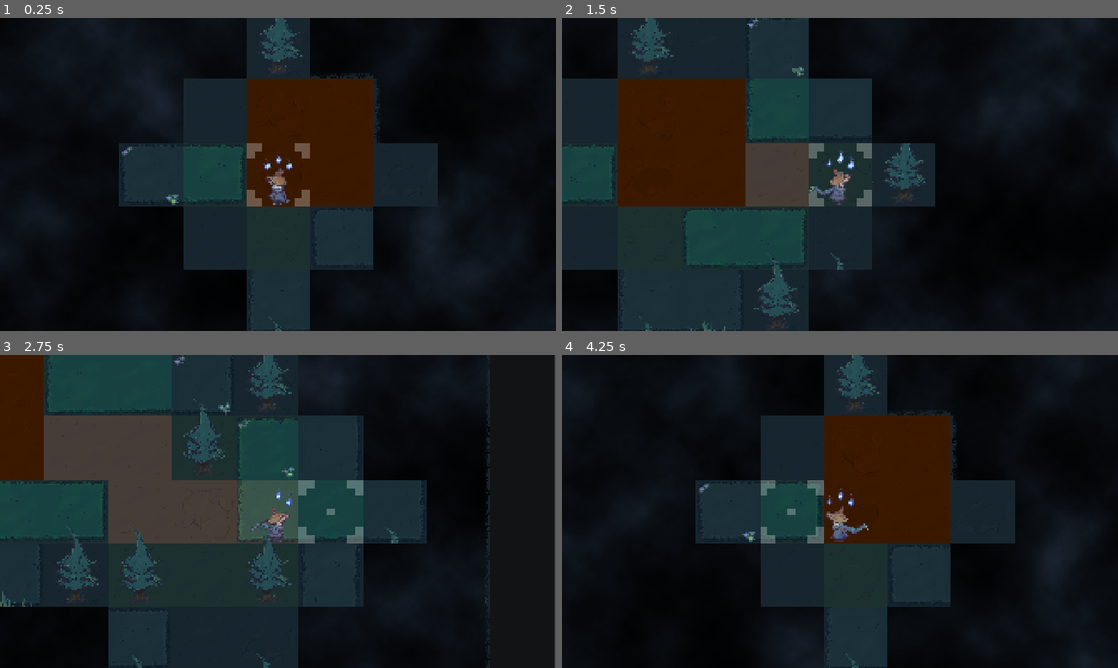
Above: before the commit, frames 1-4 (two rows, left to right).
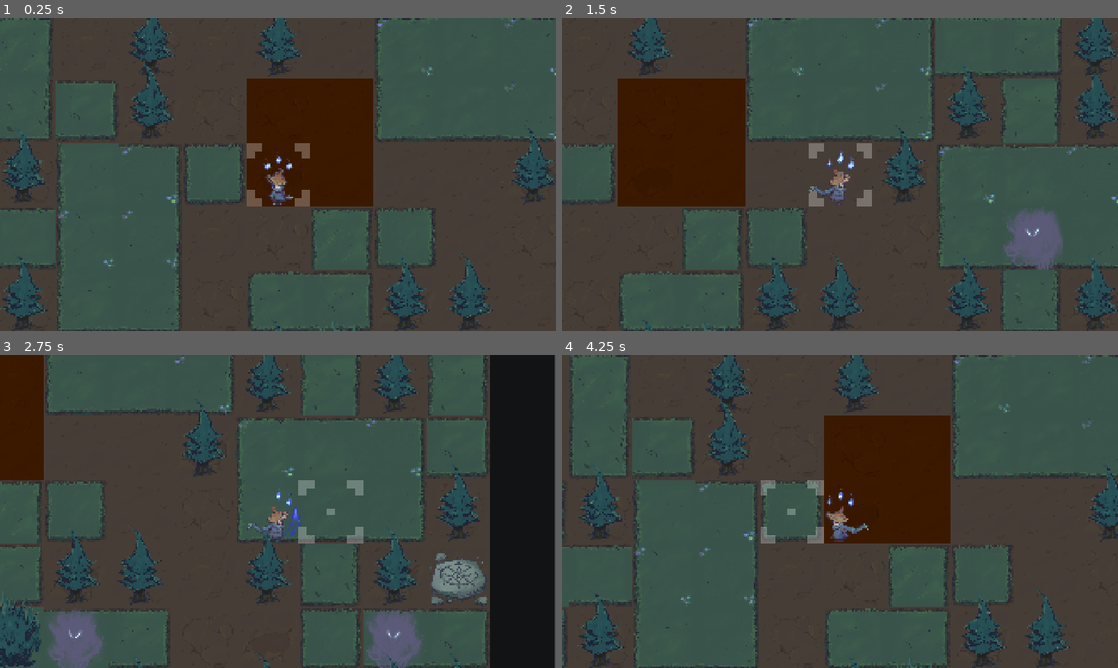
Above: after the commit, the same moments.

Repository: SebboScruff/GMTKJam-2025
Game: Godot game, scene res://scenes/levels/final_level.tscn
Two runs of this game, one before a commit and one after it. Both use one fixed random seed, a clock stepped at 60 frames per second and the inputs below.
Inputs:
- Up to frame 1 (0.25 s): no input
- Up to frame 2 (1.5 s): tap Enter at 0.5 s; hold D (move_right) 0.53-1.28 s; hold S (move_down) from 1.28 s (still down)
- Up to frame 3 (2.75 s): release S (move_down) at 2.03 s; hold D (move_right) from 2.03 s (still down)
- Up to frame 4 (4.25 s): release D (move_right) at 2.78 s; hold Up (move_up) 2.78-3.53 s; hold Left (move_left) from 3.53 s (still down); tap Tab (debug_activate) at 4.15 s

The runs differ from the first frame. In frame 1, 89% of the frame differs, in the area x 0-100%, y 0-100%; in frame 2, 85%; in frame 3, 68%; in frame 4, 89%.

Commit message:
Attack animations implemented

Diff:
--- a/GMTK25_godot/scenes/levels/final_level.tscn
+++ b/GMTK25_godot/scenes/levels/final_level.tscn
@@ -33,6 +33,7 @@
 
 [node name="QuarterFogLayer" type="TileMapLayer" parent="Map"]
 unique_name_in_owner = true
+visible = false
 z_index = 1
 tile_map_data = PackedByteArray("AAD4//j/BQABAAEAAAD5//j/BQAAAAEAAAD6//n/BQABAAAAAAD6//r/BQABAAEAAAD7//r/BQABAAAAAAD7// …(3952 unchanged characters)…
 tile_set = ExtResource("1_lekuc")
@@ -40,6 +41,7 @@
 
 [node name="HalfFogLayer" type="TileMapLayer" parent="Map"]
 unique_name_in_owner = true
+visible = false
 z_index = 3
 tile_map_data = PackedByteArray("AAD4//j/AwAAAAAAAAD5//j/AwAAAAAAAAD6//n/AwABAAAAAAD6//r/AwAAAAEAAAD6//v/AwAAAAEAAAD7// …(3952 unchanged characters)…
 tile_set = ExtResource("1_lekuc")
@@ -47,6 +49,7 @@
 
 [node name="FogLayer" type="TileMapLayer" parent="Map"]
 unique_name_in_owner = true
+visible = false
 z_index = 7
 tile_map_data = PackedByteArray("AAD+////AQADAAEAAAD+//7/AQACAAEAAAD+//3/AQACAAEAAAD+//z/AQACAAEAAAD9////AQACAAEAAAD9// …(3952 unchanged characters)…
 tile_set = ExtResource("3_vmyuh")
--- a/GMTK25_godot/scenes/prefabs/courage_boost.tscn
+++ b/GMTK25_godot/scenes/prefabs/courage_boost.tscn
@@ -1,10 +1,14 @@
-[gd_scene load_steps=4 format=3 uid="uid://b0rrkpwk2vh10"]
+[gd_scene load_steps=5 format=3 uid="uid://b0rrkpwk2vh10"]
 
-[ext_resource type="Texture2D" uid="uid://b63aban17n3x6" path="res://assets/temp_testing/courage boost.png" id="1_hirgk"]
 [ext_resource type="Script" uid="uid://bkqroi178ckve" path="res://scenes/prefabs/courage_boost.gd" id="1_i7evw"]
+[ext_resource type="Texture2D" uid="uid://nx18rmv4cca1" path="res://assets/decoration_sprites/Items.png" id="2_i7evw"]
 
 [sub_resource type="RectangleShape2D" id="RectangleShape2D_i7evw"]
-size = Vector2(247, 258)
+size = Vector2(512, 512)
+
+[sub_resource type="AtlasTexture" id="AtlasTexture_mm7oy"]
+atlas = ExtResource("2_i7evw")
+region = Rect2(0, 0, 512, 512)
 
 [node name="CourageBoost" type="Area2D"]
 z_index = 2
@@ -15,4 +19,4 @@
 shape = SubResource("RectangleShape2D_i7evw")
 
 [node name="Sprite2D" type="Sprite2D" parent="."]
-texture = ExtResource("1_hirgk")
+texture = SubResource("AtlasTexture_mm7oy")
--- a/GMTK25_godot/scenes/prefabs/player.gd
+++ b/GMTK25_godot/scenes/prefabs/player.gd
@@ -20,9 +20,13 @@
 #endregion
 
 #region Animation Signals
+var anim_direction:int
+
 signal anim_is_moving(dir:int)
 signal anim_return_to_idle
-signal anim_is_scared
+signal anim_is_too_scared
+signal anim_died
+signal anim_attack(dir:int)
 #endregion
 
 #region Player Metrics
@@ -63,28 +67,34 @@
 func _process(delta: float) -> void:
 	#if(gm.can_player_act == false):
 		#return
-	if(is_moving):
-		return
+	#if(is_moving):
+		#return
 
 	if(Input.is_action_just_pressed("debug_activate")):
 		on_die()
+
+
 	if(!lost_combat):
 		if(Input.is_action_pressed("move_up")):
+			anim_direction = 0
+			if(is_moving):return
 			next_tile_check.target_position = Vector2(0, -TILE_SIZE)
 			try_move(Vector2.UP)
-			anim_is_moving.emit(0)
 		elif (Input.is_action_pressed("move_down")):
+			anim_direction = 1
+			if(is_moving):return
 			next_tile_check.target_position = Vector2(0, TILE_SIZE)
 			try_move(Vector2.DOWN)
-			anim_is_moving.emit(1)
 		elif(Input.is_action_pressed("move_left")):
+			anim_direction = 2
+			if(is_moving):return
 			next_tile_check.target_position = Vector2(-TILE_SIZE,0)
 			try_move(Vector2.LEFT)
-			anim_is_moving.emit(2)
 		elif(Input.is_action_pressed("move_right")):
+			anim_direction = 3
+			if(is_moving):return
 			next_tile_check.target_position = Vector2(TILE_SIZE,0)
 			try_move(Vector2.RIGHT)
-			anim_is_moving.emit(3)
 	else:
 		if(Input.is_action_just_released("move_up") ||Input.is_action_just_released("move_down") ||
 		Input.is_action_just_released("move_left") ||Input.is_action_just_released("move_right")):
@@ -153,6 +163,7 @@
 		return
 	if(target_tile_data.get_custom_data("SafeZone") == true):
 		on_return_to_village()
+		anim_is_moving.emit(anim_direction)
 		move_to_tile(current_tile, target_tile)
 		return
 
@@ -166,13 +177,16 @@
 
 	if(is_next_tile_unvisited):
 		if(courage_remaining > 0):
+			anim_is_moving.emit(anim_direction)
 			move_to_tile(current_tile, target_tile)
 			adjust_courage(-0.2)
 		else: ## tile is unvisited and there's no courage left
 			print("You aren't brave enough to continue")
 			##TODO Play an animation here to show that he's too scared to go on
+			anim_is_too_scared.emit()
 			return
 	else: # Next tile has already been visited
+		anim_is_moving.emit(anim_direction)
 		move_to_tile(current_tile, target_tile)
 
 func resolve_combat(target_enemy:Enemy, _current_tile:Vector2, _target_tile:Vector2) -> void:
@@ -180,13 +194,17 @@
 	var wisp_count = ceil(courage_remaining)
 	if(wisp_count == 0):
 		print("Player is too scared to fight!")
+		## Play Scared and Shake Head animation
+		lost_combat = true
 	elif(wisp_count > target_enemy.fear_level):
 		print("Player is very brave. Enemy killed without any courage loss")
+		anim_attack.emit(anim_direction)
 		target_enemy.on_death()
 		move_to_tile(_current_tile, _target_tile)
 		return
 	elif(wisp_count == target_enemy.fear_level):
 		print("Player is kinda brave. Enemy killed with courage loss")
+		anim_attack.emit(anim_direction)
 		target_enemy.on_death()
 		move_to_tile(_current_tile, _target_tile)
 		remove_wisps(1)
@@ -248,6 +266,7 @@
 func on_die() -> void:
 	print("Player died!")
 	# Play and wait for Death Animation if we have one
+	anim_died.emit()
 
 	## PLAYER RESET
 	# remove all visited tiles fromm the player's list
@@ -270,6 +289,7 @@
 	#6: remove fog around tiles visited
 	for t in tiles_visited:
 		map_manager.update_fog(t)
+	#anim_return_to_idle.emit()
 
 func on_return_to_village() -> void:
 	print("Player returned to village!")
--- a/GMTK25_godot/scenes/prefabs/player.tscn
+++ b/GMTK25_godot/scenes/prefabs/player.tscn
@@ -1,45 +1,111 @@
-[gd_scene load_steps=39 format=3 uid="uid://hgxrqo8ht2hs"]
+[gd_scene load_steps=65 format=3 uid="uid://hgxrqo8ht2hs"]
 
 [ext_resource type="Script" uid="uid://321bp12o32b6" path="res://scenes/prefabs/player.gd" id="1_06qtw"]
 [ext_resource type="PackedScene" uid="uid://dhk2eboehfeqx" path="res://scenes/prefabs/courage_wisp.tscn" id="2_8cdkg"]
+[ext_resource type="Texture2D" uid="uid://c6jlfhd65lx0v" path="res://assets/character_sprites/Character_Hides.png" id="2_50rl7"]
 [ext_resource type="Script" uid="uid://k23ed2bdgwr0" path="res://scenes/prefabs/wisp_manager.gd" id="2_56dyf"]
 [ext_resource type="Texture2D" uid="uid://bejfsib622bj1" path="res://assets/character_sprites/Character_Scared.png" id="2_jybep"]
+[ext_resource type="Texture2D" uid="uid://35ipfsdv82yc" path="res://assets/character_sprites/Character_Attack.png" id="2_oqq3r"]
 [ext_resource type="Texture2D" uid="uid://76cgge43oxiq" path="res://assets/temp_testing/stick man guy 16x16.png" id="2_tou0u"]
 [ext_resource type="Texture2D" uid="uid://x8hv0761f0tn" path="res://assets/character_sprites/Character_Idle.png" id="3_50rl7"]
 [ext_resource type="Texture2D" uid="uid://df4i7mckmvvxw" path="res://assets/temp_testing/crosshair 16x16.png" id="3_n0leu"]
 [ext_resource type="Script" uid="uid://xh4mf8ifb6xb" path="res://scenes/prefabs/player_anim_sprite.gd" id="5_6v0jn"]
 [ext_resource type="Texture2D" uid="uid://621w4lkqn12m" path="res://assets/character_sprites/Character_Walk.png" id="6_6o77n"]
 
-[sub_resource type="AtlasTexture" id="AtlasTexture_ajr3h"]
-atlas = ExtResource("2_jybep")
+[sub_resource type="AtlasTexture" id="AtlasTexture_c3psr"]
+atlas = ExtResource("2_oqq3r")
+region = Rect2(0, 1024, 512, 512)
+
+[sub_resource type="AtlasTexture" id="AtlasTexture_nyryb"]
+atlas = ExtResource("2_oqq3r")
+region = Rect2(512, 1024, 512, 512)
+
+[sub_resource type="AtlasTexture" id="AtlasTexture_fivjd"]
+atlas = ExtResource("2_oqq3r")
+region = Rect2(1024, 1024, 512, 512)
+
+[sub_resource type="AtlasTexture" id="AtlasTexture_4oski"]
+atlas = ExtResource("2_oqq3r")
+region = Rect2(1536, 1024, 512, 512)
+
+[sub_resource type="AtlasTexture" id="AtlasTexture_kjdff"]
+atlas = ExtResource("2_oqq3r")
+region = Rect2(0, 512, 512, 512)
+
+[sub_resource type="AtlasTexture" id="AtlasTexture_mn10g"]
+atlas = ExtResource("2_oqq3r")
+region = Rect2(512, 512, 512, 512)
+
+[sub_resource type="AtlasTexture" id="AtlasTexture_1yqq1"]
+atlas = ExtResource("2_oqq3r")
+region = Rect2(1024, 512, 512, 512)
+
+[sub_resource type="AtlasTexture" id="AtlasTexture_2j5mk"]
+atlas = ExtResource("2_oqq3r")
+region = Rect2(1536, 512, 512, 512)
+
+[sub_resource type="AtlasTexture" id="AtlasTexture_86e23"]
+atlas = ExtResource("2_oqq3r")
+region = Rect2(0, 1536, 512, 512)
+
+[sub_resource type="AtlasTexture" id="AtlasTexture_p3f2y"]
+atlas = ExtResource("2_oqq3r")
+region = Rect2(512, 1536, 512, 512)
+
+[sub_resource type="AtlasTexture" id="AtlasTexture_pqowp"]
+atlas = ExtResource("2_oqq3r")
+region = Rect2(1024, 1536, 512, 512)
+
+[sub_resource type="AtlasTexture" id="AtlasTexture_jcw1j"]
+atlas = ExtResource("2_oqq3r")
+region = Rect2(1536, 1536, 512, 512)
+
+[sub_resource type="AtlasTexture" id="AtlasTexture_oepwj"]
+atlas = ExtResource("2_oqq3r")
 region = Rect2(0, 0, 512, 512)
 
-[sub_resource type="AtlasTexture" id="AtlasTexture_gqqm3"]
-atlas = ExtResource("2_jybep")
+[sub_resource type="AtlasTexture" id="AtlasTexture_tl0ol"]
+atlas = ExtResource("2_oqq3r")
 region = Rect2(512, 0, 512, 512)
 
-[sub_resource type="AtlasTexture" id="AtlasTexture_oqywh"]
-atlas = ExtResource("2_jybep")
+[sub_resource type="AtlasTexture" id="AtlasTexture_teqc2"]
+atlas = ExtResource("2_oqq3r")
 region = Rect2(1024, 0, 512, 512)
 
-[sub_resource type="AtlasTexture" id="AtlasTexture_sutpr"]
-atlas = ExtResource("2_jybep")
+[sub_resource type="AtlasTexture" id="AtlasTexture_ktfnt"]
+atlas = ExtResource("2_oqq3r")
 region = Rect2(1536, 0, 512, 512)
 
-[sub_resource type="AtlasTexture" id="AtlasTexture_tf2tk"]
-atlas = ExtResource("2_jybep")
+[sub_resource type="AtlasTexture" id="AtlasTexture_47hlf"]
+atlas = ExtResource("2_50rl7")
+region = Rect2(0, 0, 512, 512)
+
+[sub_resource type="AtlasTexture" id="AtlasTexture_8qhcd"]
+atlas = ExtResource("2_50rl7")
+region = Rect2(512, 0, 512, 512)
+
+[sub_resource type="AtlasTexture" id="AtlasTexture_p0ax3"]
+atlas = ExtResource("2_50rl7")
+region = Rect2(1024, 0, 512, 512)
+
+[sub_resource type="AtlasTexture" id="AtlasTexture_lvj06"]
+atlas = ExtResource("2_50rl7")
+region = Rect2(1536, 0, 512, 512)
+
+[sub_resource type="AtlasTexture" id="AtlasTexture_uioab"]
+atlas = ExtResource("2_50rl7")
 region = Rect2(0, 512, 512, 512)
 
-[sub_resource type="AtlasTexture" id="AtlasTexture_xxx3e"]
-atlas = ExtResource("2_jybep")
+[sub_resource type="AtlasTexture" id="AtlasTexture_sn220"]
+atlas = ExtResource("2_50rl7")
 region = Rect2(512, 512, 512, 512)
 
-[sub_resource type="AtlasTexture" id="AtlasTexture_tg447"]
-atlas = ExtResource("2_jybep")
+[sub_resource type="AtlasTexture" id="AtlasTexture_q5e7j"]
+atlas = ExtResource("2_50rl7")
 region = Rect2(1024, 512, 512, 512)
 
-[sub_resource type="AtlasTexture" id="AtlasTexture_0t1n1"]
-atlas = ExtResource("2_jybep")
+[sub_resource type="AtlasTexture" id="AtlasTexture_0cg1t"]
+atlas = ExtResource("2_50rl7")
 region = Rect2(1536, 512, 512, 512)
 
 [sub_resource type="AtlasTexture" id="AtlasTexture_xne2s"]
@@ -58,6 +124,38 @@
 atlas = ExtResource("3_50rl7")
 region = Rect2(1536, 0, 512, 512)
 
+[sub_resource type="AtlasTexture" id="AtlasTexture_ajr3h"]
+atlas = ExtResource("2_jybep")
+region = Rect2(0, 0, 512, 512)
+
+[sub_resource type="AtlasTexture" id="AtlasTexture_gqqm3"]
+atlas = ExtResource("2_jybep")
+region = Rect2(512, 0, 512, 512)
+
+[sub_resource type="AtlasTexture" id="AtlasTexture_oqywh"]
+atlas = ExtResource("2_jybep")
+region = Rect2(1024, 0, 512, 512)
+
+[sub_resource type="AtlasTexture" id="AtlasTexture_sutpr"]
+atlas = ExtResource("2_jybep")
+region = Rect2(1536, 0, 512, 512)
+
+[sub_resource type="AtlasTexture" id="AtlasTexture_tf2tk"]
+atlas = ExtResource("2_jybep")
+region = Rect2(0, 512, 512, 512)
+
+[sub_resource type="AtlasTexture" id="AtlasTexture_xxx3e"]
+atlas = ExtResource("2_jybep")
+region = Rect2(512, 512, 512, 512)
+
+[sub_resource type="AtlasTexture" id="AtlasTexture_tg447"]
+atlas = ExtResource("2_jybep")
+region = Rect2(1024, 512, 512, 512)
+
+[sub_resource type="AtlasTexture" id="AtlasTexture_0t1n1"]
+atlas = ExtResource("2_jybep")
+region = Rect2(1536, 512, 512, 512)
+
 [sub_resource type="AtlasTexture" id="AtlasTexture_6v0jn"]
 atlas = ExtResource("6_6o77n")
 region = Rect2(0, 1024, 512, 512)
@@ -126,32 +224,100 @@
 animations = [{
 "frames": [{
 "duration": 1.0,
-"texture": SubResource("AtlasTexture_ajr3h")
-}, {
-"duration": 1.0,
-"texture": SubResource("AtlasTexture_gqqm3")
-}, {
-"duration": 1.0,
-"texture": SubResource("AtlasTexture_oqywh")
-}, {
-"duration": 1.0,
-"texture": SubResource("AtlasTexture_sutpr")
-}, {
-"duration": 1.0,
-"texture": SubResource("AtlasTexture_tf2tk")
-}, {
-"duration": 1.0,
-"texture": SubResource("AtlasTexture_xxx3e")
-}, {
-"duration": 1.0,
-"texture": SubResource("AtlasTexture_tg447")
-}, {
-"duration": 1.0,
-"texture": SubResource("AtlasTexture_0t1n1")
+"texture": SubResource("AtlasTexture_c3psr")
+}, {
+"duration": 1.0,
+"texture": SubResource("AtlasTexture_nyryb")
+}, {
+"duration": 1.0,
+"texture": SubResource("AtlasTexture_fivjd")
+}, {
+"duration": 1.0,
+"texture": SubResource("AtlasTexture_4oski")
 }],
 "loop": false,
-"name": &"cowering",
-"speed": 3.0
+"name": &"atk_down",
+"speed": 5.0
+}, {
+"frames": [{
+"duration": 1.0,
+"texture": SubResource("AtlasTexture_kjdff")
+}, {
+"duration": 1.0,
+"texture": SubResource("AtlasTexture_mn10g")
+}, {
+"duration": 1.0,
+"texture": SubResource("AtlasTexture_1yqq1")
+}, {
+"duration": 1.0,
+"texture": SubResource("AtlasTexture_2j5mk")
+}],
+"loop": false,
+"name": &"atk_left",
+"speed": 5.0
+}, {
+"frames": [{
+"duration": 1.0,
+"texture": SubResource("AtlasTexture_86e23")
+}, {
+"duration": 1.0,
+"texture": SubResource("AtlasTexture_p3f2y")
+}, {
+"duration": 1.0,
+"texture": SubResource("AtlasTexture_pqowp")
+}, {
+"duration": 1.0,
+"texture": SubResource("AtlasTexture_jcw1j")
+}],
+"loop": false,
+"name": &"atk_right",
+"speed": 5.0
+}, {
+"frames": [{
+"duration": 1.0,
+"texture": SubResource("AtlasTexture_oepwj")
+}, {
+"duration": 1.0,
+"texture": SubResource("AtlasTexture_tl0ol")
+}, {
+"duration": 1.0,
+"texture": SubResource("AtlasTexture_teqc2")
+}, {
+"duration": 1.0,
+"texture": SubResource("AtlasTexture_ktfnt")
+}],
+"loop": false,
+"name": &"atk_up",
+"speed": 5.0
+}, {
+"frames": [{
+"duration": 1.4,
+"texture": SubResource("AtlasTexture_47hlf")
+}, {
+"duration": 1.4,
+"texture": SubResource("AtlasTexture_8qhcd")
+}, {
+"duration": 1.4,
+"texture": SubResource("AtlasTexture_p0ax3")
+}, {
+"duration": 1.0,
+"texture": SubResource("AtlasTexture_lvj06")
+}, {
+"duration": 1.0,
+"texture": SubResource("AtlasTexture_uioab")
+}, {
+"duration": 1.0,
+"texture": SubResource("AtlasTexture_sn220")
+}, {
+"duration": 1.0,
+"texture": SubResource("AtlasTexture_q5e7j")
+}, {
+"duration": 2.0,
+"texture": SubResource("AtlasTexture_0cg1t")
+}],
+"loop": false,
+"name": &"die",
+"speed": 6.0
 }, {
 "frames": [{
 "duration": 1.0,
@@ -172,6 +338,35 @@
 }, {
 "frames": [{
 "duration": 1.0,
+"texture": SubResource("AtlasTexture_ajr3h")
+}, {
+"duration": 1.0,
+"texture": SubResource("AtlasTexture_gqqm3")
+}, {
+"duration": 1.0,
+"texture": SubResource("AtlasTexture_oqywh")
+}, {
+"duration": 1.0,
+"texture": SubResource("AtlasTexture_sutpr")
+}, {
+"duration": 1.0,
+"texture": SubResource("AtlasTexture_tf2tk")
+}, {
+"duration": 1.0,
+"texture": SubResource("AtlasTexture_xxx3e")
+}, {
+"duration": 1.0,
+"texture": SubResource("AtlasTexture_tg447")
+}, {
+"duration": 1.0,
+"texture": SubResource("AtlasTexture_0t1n1")
+}],
+"loop": false,
+"name": &"too_scared",
+"speed": 3.0
+}, {
+"frames": [{
+"duration": 1.0,
 "texture": SubResource("AtlasTexture_6v0jn")
 }, {
 "duration": 1.0,
@@ -246,8 +441,7 @@
 [node name="PlayerAnimSprite" type="AnimatedSprite2D" parent="."]
 position = Vector2(0.00782394, -0.0352759)
 sprite_frames = SubResource("SpriteFrames_ajr3h")
-animation = &"idle"
-frame_progress = 0.943277
+animation = &"too_scared"
 script = ExtResource("5_6v0jn")
 
 [node name="Camera2D" type="Camera2D" parent="PlayerAnimSprite"]
@@ -264,7 +458,7 @@
 [node name="CourageWisp" parent="PlayerAnimSprite/CourageWisps" instance=ExtResource("2_8cdkg")]
 position = Vector2(-0.365414, -13.3175)
 scale = Vector2(0.025, 0.025)
-frame_progress = 0.172296
+frame_progress = 0.0582104
 
 [node name="CourageWisp2" parent="PlayerAnimSprite/CourageWisps" instance=ExtResource("2_8cdkg")]
 position = Vector2(2.2387, -11.7363)
@@ -302,5 +496,8 @@
 scale = Vector2(32, 32)
 texture = ExtResource("3_n0leu")
 
+[connection signal="anim_attack" from="." to="PlayerAnimSprite" method="_on_player_anim_attack"]
+[connection signal="anim_died" from="." to="PlayerAnimSprite" method="_on_player_anim_died"]
 [connection signal="anim_is_moving" from="." to="PlayerAnimSprite" method="_on_player_anim_is_moving"]
+[connection signal="anim_is_too_scared" from="." to="PlayerAnimSprite" method="_on_player_anim_is_too_scared"]
 [connection signal="anim_return_to_idle" from="." to="PlayerAnimSprite" method="_on_player_anim_return_to_idle"]
--- a/GMTK25_godot/scenes/prefabs/player_anim_sprite.gd
+++ b/GMTK25_godot/scenes/prefabs/player_anim_sprite.gd
@@ -13,6 +13,26 @@
 		_:
 			print("Invalid movement direction passed to player sprite.")
 
-
 func _on_player_anim_return_to_idle() -> void:
 	play("idle")
+
+func _on_player_anim_attack(dir: int) -> void:
+	match(dir):
+		0: ## Up
+			play("atk_up")
+		1: ## Down
+			play("atk_down")
+		2: ## Left
+			play("atk_left")
+		3: ## Right
+			play("atk_right")
+		_:
+			print("Invalid movement direction passed to player sprite.")
+
+
+func _on_player_anim_died() -> void:
+	play("die")
+
+
+func _on_player_anim_is_too_scared() -> void:
+	play("too_scared")
Binary file added: GMTK25_godot/assets/character_sprites/Character_Attack.png
Not shown, added: GMTK25_godot/assets/character_sprites/Character_Attack.png.import
Binary file added: GMTK25_godot/assets/character_sprites/Character_Hides.png
Not shown, added: GMTK25_godot/assets/character_sprites/Character_Hides.png.import
Binary file added: GMTK25_godot/assets/character_sprites/Skull.png
Not shown, added: GMTK25_godot/assets/character_sprites/Skull.png.import
Binary file changed: GMTK25_godot/assets/character_sprites/Wisp.png
Binary file added: GMTK25_godot/assets/decoration_sprites/Gate.png
Not shown, added: GMTK25_godot/assets/decoration_sprites/Gate.png.import
Binary file added: GMTK25_godot/assets/decoration_sprites/Items.png
Not shown, added: GMTK25_godot/assets/decoration_sprites/Items.png.import
